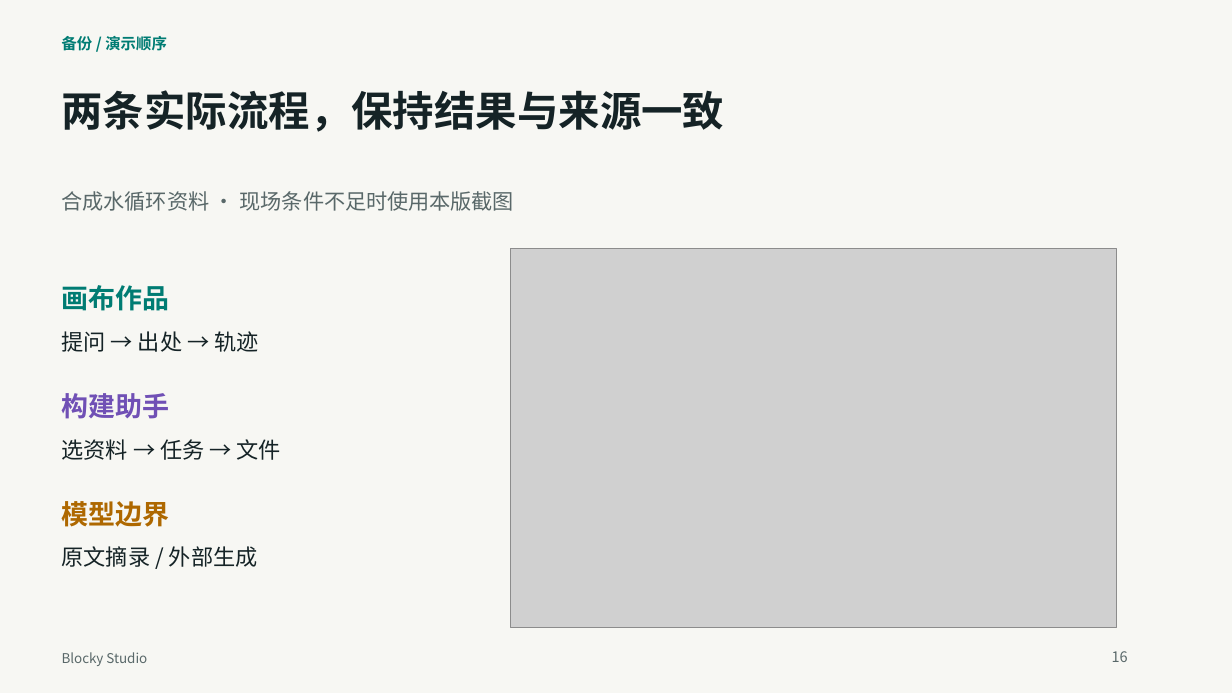
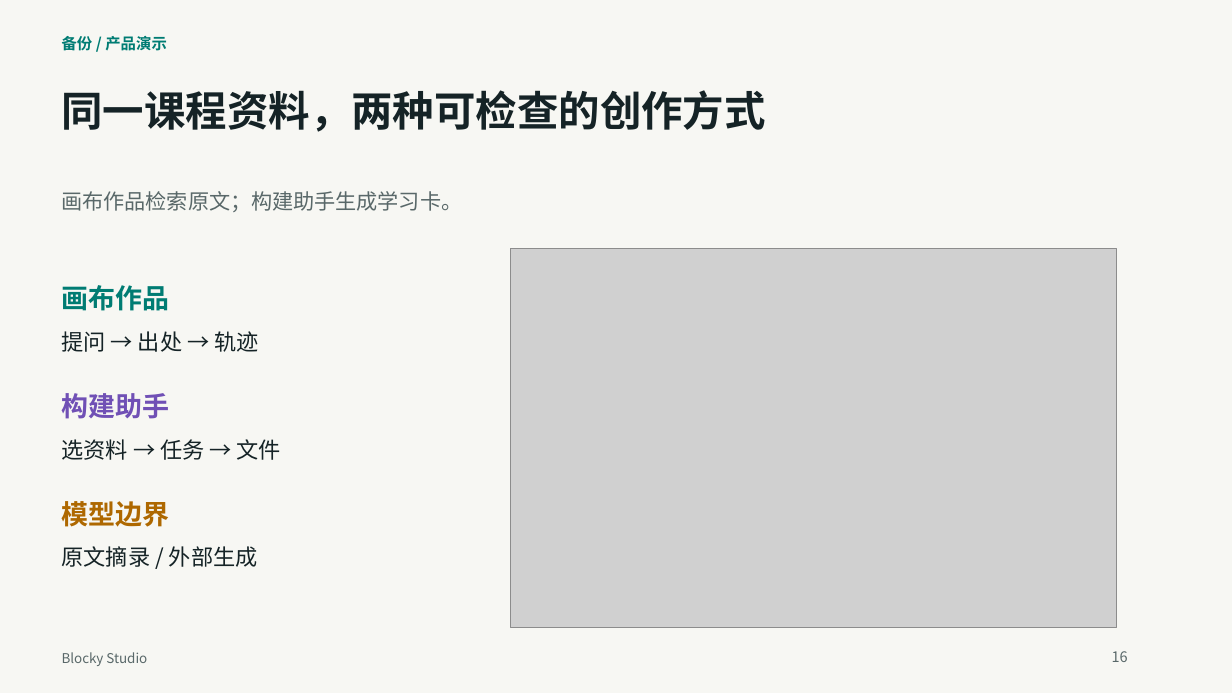
Before and after one commit to q2955161835-debug/Blocky-AI, a slide deck: slide 16 of doc/交付/2026-10-03-答辩与商业计划书/Blocky-Studio-新版答辩-2026-10-03.pptx. Drawn at 1232x693 pixels with LibreOffice and Linux fonts; fonts in the diff are those of the drawing; grey boxes stand for pictures. Boxes give left, top, right and bottom in pixels: in the first picture for what was removed or moved away, otherwise in the second. Text is boxed around its words. In the diff, an @@ line names an element or a change of style, - is before the commit and + after.

```diff
--- a/doc/交付/2026-10-03-答辩与商业计划书/Blocky-Studio-新版答辩-2026-10-03.pptx
+++ b/doc/交付/2026-10-03-答辩与商业计划书/Blocky-Studio-新版答辩-2026-10-03.pptx
@@ text at (62, 36, 167, 51): text changed @@
-备份 / 演示顺序
+备份 / 产品演示
@@ text at (62, 90, 766, 132): text changed @@
-两条实际流程，保持结果与来源一致
+同一课程资料，两种可检查的创作方式
@@ text at (62, 191, 463, 212): text changed @@
-合成水循环资料 · 现场条件不足时使用本版截图
+画布作品检索原文；构建助手生成学习卡。
```
Also in this commit, not shown: 8 other slides changed, 4 slides added, 4 slides removed, 16 other files.
